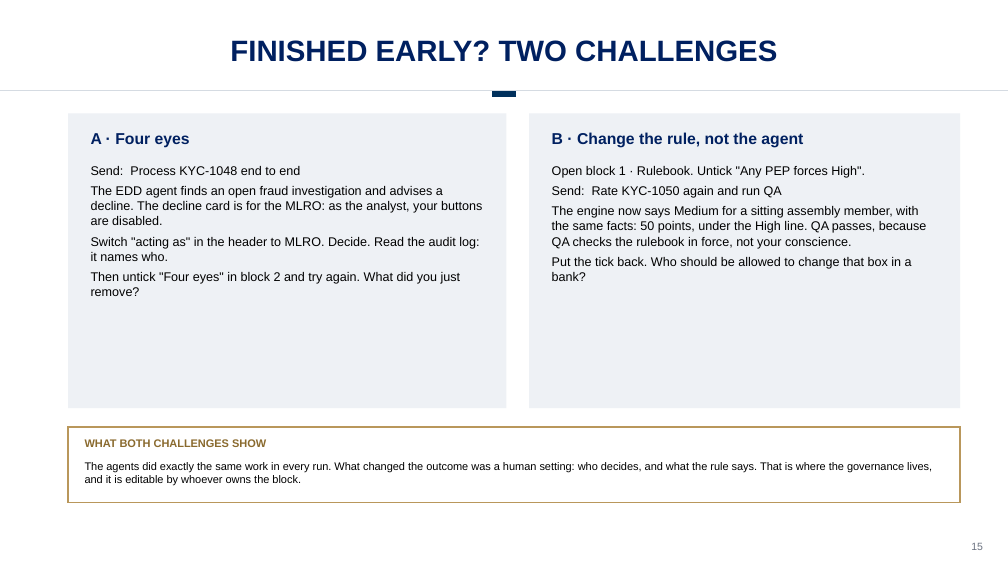
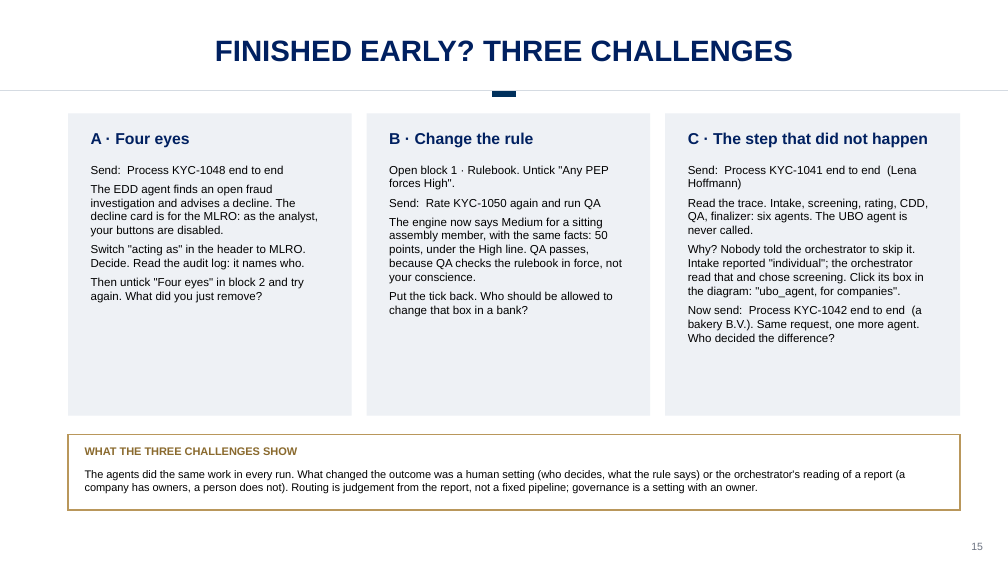
Before and after one commit to drestrepoa/Claudecode, a slide deck: slide 15 of slides/kyc-agent-teaching.pptx. Drawn at 1008x567 pixels with LibreOffice and Linux fonts; fonts in the diff are those of the drawing; background and template pictures are left out. Boxes give left, top, right and bottom in pixels: in the first picture for what was removed or moved away, otherwise in the second. Text is boxed around its words. In the diff, an @@ line names an element or a change of style, - is before the commit and + after.

```diff
--- a/slides/kyc-agent-teaching.pptx
+++ b/slides/kyc-agent-teaching.pptx
@@ text at [215,40,793,62]: text changed @@
-FINISHED EARLY? TWO CHALLENGES
+FINISHED EARLY? THREE CHALLENGES
@@ rectangle: place and size @@
-rectangle at [68,113,507,408]
+rectangle at [68,113,352,416]
@@ rectangle: place and size @@
-rectangle at [529,113,960,408]
+rectangle at [367,113,650,416]
@@ rectangle added at [665,113,960,416], fill #EEF1F5 @@
@@ text at [389,132,534,148]: text changed @@
-B · Change the rule, not the agent
+B · Change the rule
@@ text added at [688,132,928,148], 15 pt, text #002060, bold @@
+C · The step that did not happen
@@ text "Send: Process KYC-1048 end to ..." at [91,165,318,303]: size 12 to 11 pt @@
@@ text "Open block 1 · Rulebook. ..." at [389,165,622,317]: size 12 to 11 pt @@
@@ text "Open block 1 · Rulebook. ...": place and size @@
-text "Open block 1 · Rulebook. ..." at [552,166,927,281]
+text "Open block 1 · Rulebook. ..." at [389,165,622,317]
@@ text added at [688,165,928,342], 11 pt, text #000000 @@
+Send: Process KYC-1041 end to end (Lena Hoffmann)
+Read the trace. Intake, screening, rating, CDD, QA, finalizer: six agents. The UBO agent is never called.
+Why? Nobody told the orchestrator to skip it. Intake reported "individual"; the orchestrator read that and chose screening. Click its box in the diagram: "ubo_agent, for companies".
+Now send: Process KYC-1042 end to end (a bakery B.V.). Same request, one more agent. Who decided the difference?
@@ rectangle: place and size @@
-rectangle at [68,427,960,503]
+rectangle at [68,435,960,510]
@@ text at [85,447,297,455]: text changed @@
-WHAT BOTH CHALLENGES SHOW
+WHAT THE THREE CHALLENGES SHOW
@@ text at [85,470,906,493]: text changed @@
-The agents did exactly the same work in every run. What changed the outcome was a human setting: who decides, and what the rule says. That is where the governance lives, and it is editable by whoever owns the block.
+The agents did the same work in every run. What changed the outcome was a human setting (who decides, what the rule says) or the orchestrator's reading of a report (a company has owners, a person does not). Routing is judgement from the report, not a fixed pipeline; governance is a setting with an owner.
```
Also in this commit, not shown: 1 other slide changed, 2 other files.
